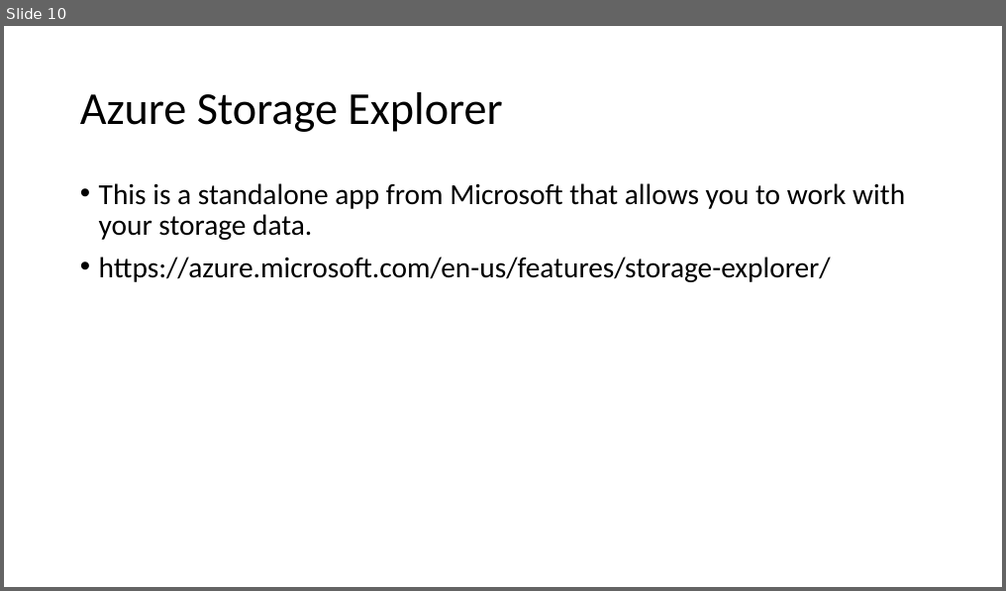
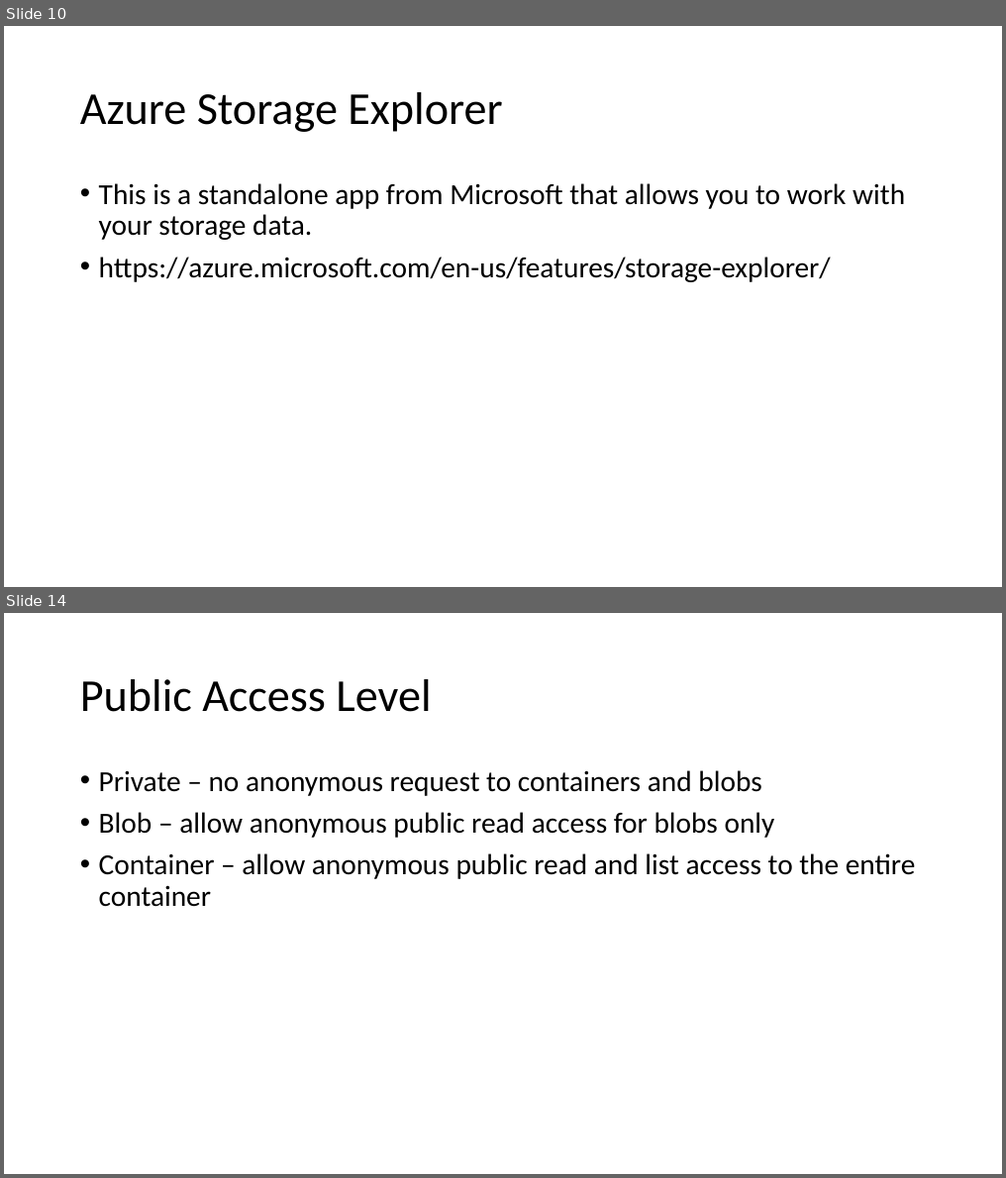
Before and after one commit to aswini-roy/Az104-D, a slide deck: Azure Storage.pptx. Shown one above the other, each under a label of ours: slide 10 before the commit, slides 10 and 14 after it; the slides between them are not shown. The pictures are 1006x591 and 1006x1178 pixels, drawn with LibreOffice and Linux fonts; fonts in the diff are those of the drawing. Boxes give left, top, right and bottom in pixels: in the first picture for what was removed or moved away, otherwise in the second. Text is boxed around its words. In the diff, an @@ line names an element or a change of style, - is before the commit and + after.

```diff
--- a/Azure Storage.pptx
+++ b/Azure Storage.pptx
@@ slide 14 added at (4,613,1002,1174), background #FFFFFF @@
@@ title added at (80,679,431,712), 44 pt, text #000000 @@
+Public Access Level
@@ text added at (99,770,916,907), 28 pt, text #000000 @@
+• Private – no anonymous request to containers and blobs
+• Blob – allow anonymous public read access for blobs only
+• Container – allow anonymous public read and list access to the entire container
```
Also in this commit, not shown: 1 slide changed, 14 other slides added.
